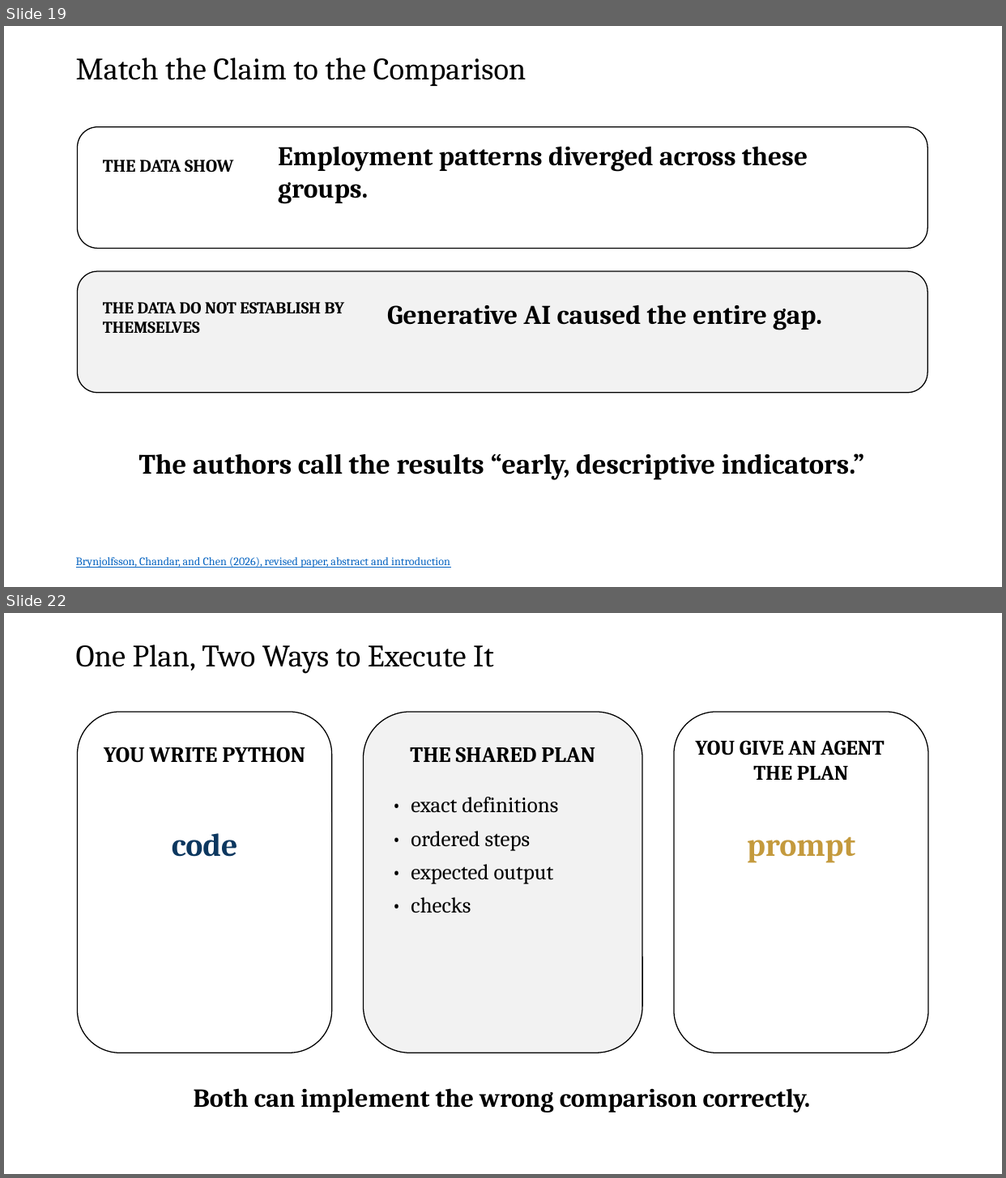
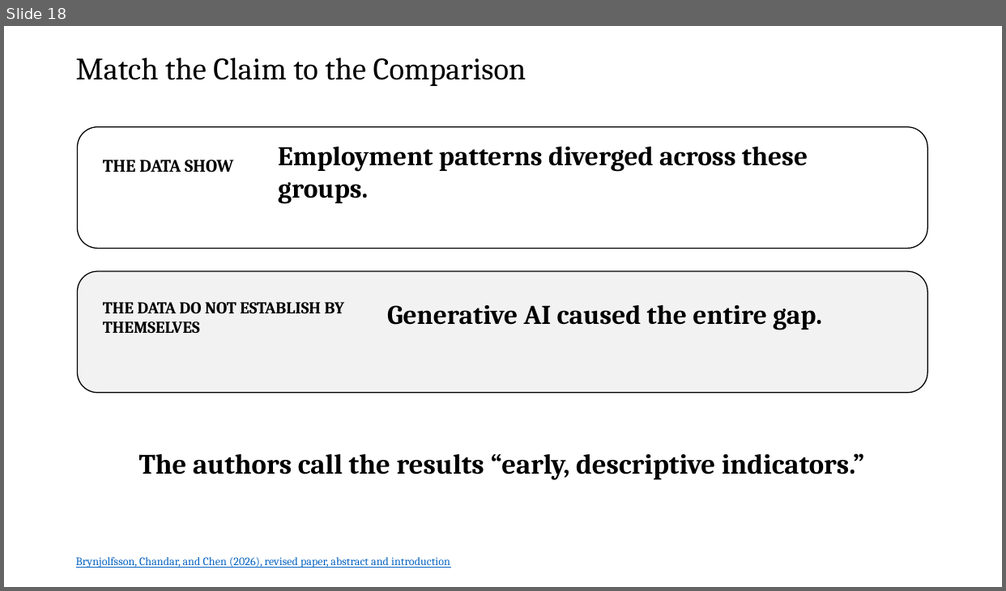
Before and after one commit to zjelveh/zjelveh.github.io, a slide deck: files/ccjs418e_fall2026/lecture_1.pptx. Shown one above the other, each under a label of ours: slides 19 and 22 before the commit, slide 18 after it; the slides between them are not shown. The pictures are 1006x1178 and 1006x591 pixels, drawn with LibreOffice and Linux fonts; fonts in the diff are those of the drawing. Boxes give left, top, right and bottom in pixels: in the first picture for what was removed or moved away, otherwise in the second. Text is boxed around its words. In the diff, an @@ line names an element or a change of style, - is before the commit and + after.

```diff
--- a/files/ccjs418e_fall2026/lecture_1.pptx
+++ b/files/ccjs418e_fall2026/lecture_1.pptx
@@ slide 22 removed at bbox=[4, 613, 1002, 1174], background #FFFFFF @@
@@ text removed at bbox=[76, 645, 494, 674] @@
-One Plan, Two Ways to Execute It
@@ rounded rectangle removed at bbox=[78, 712, 332, 1053] @@
@@ rounded rectangle removed at bbox=[364, 712, 642, 1053] @@
@@ rounded rectangle removed at bbox=[674, 712, 928, 1053] @@
@@ text removed at bbox=[104, 747, 305, 763] @@
-YOU WRITE PYTHON
@@ text removed at bbox=[410, 747, 595, 763] @@
-THE SHARED PLAN
@@ text removed at bbox=[696, 740, 884, 780] @@
-YOU GIVE AN AGENT
-THE PLAN
@@ text removed at bbox=[411, 797, 558, 913] @@
-• exact definitions
-• ordered steps
-• expected output
-• checks
@@ text removed at bbox=[172, 833, 238, 857] @@
-code
@@ text removed at bbox=[747, 837, 855, 863] @@
-prompt
@@ text removed at bbox=[194, 1088, 811, 1113] @@
-Both can implement the wrong comparison correctly.
@@ what was slide 19 is now slide 18 @@
```
Also in this commit, not shown: 15 slides changed, 1 other slide removed.
